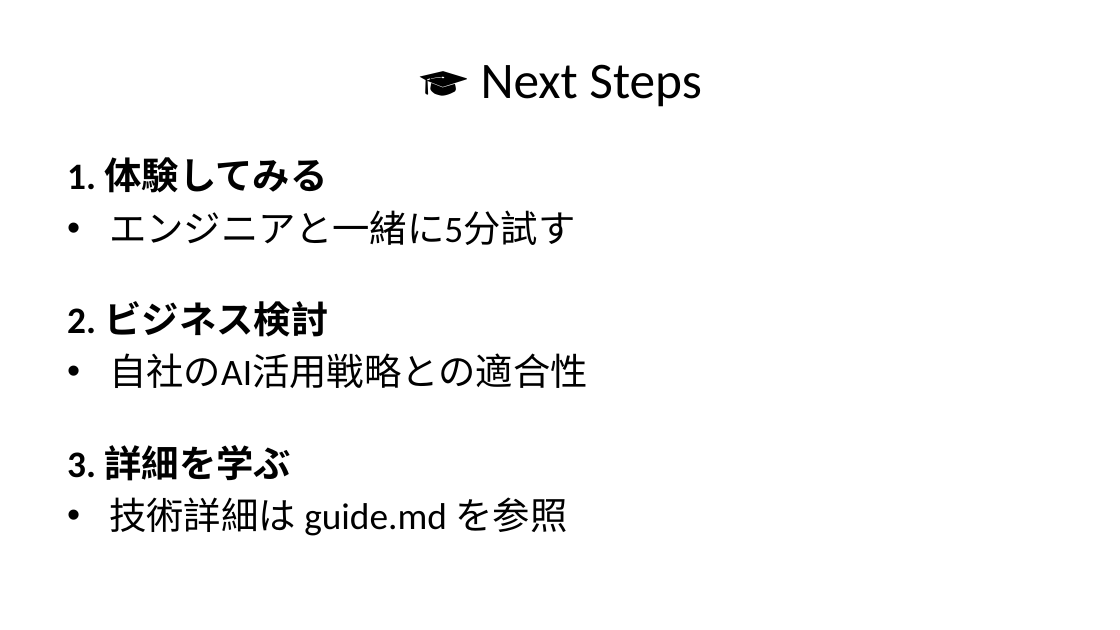
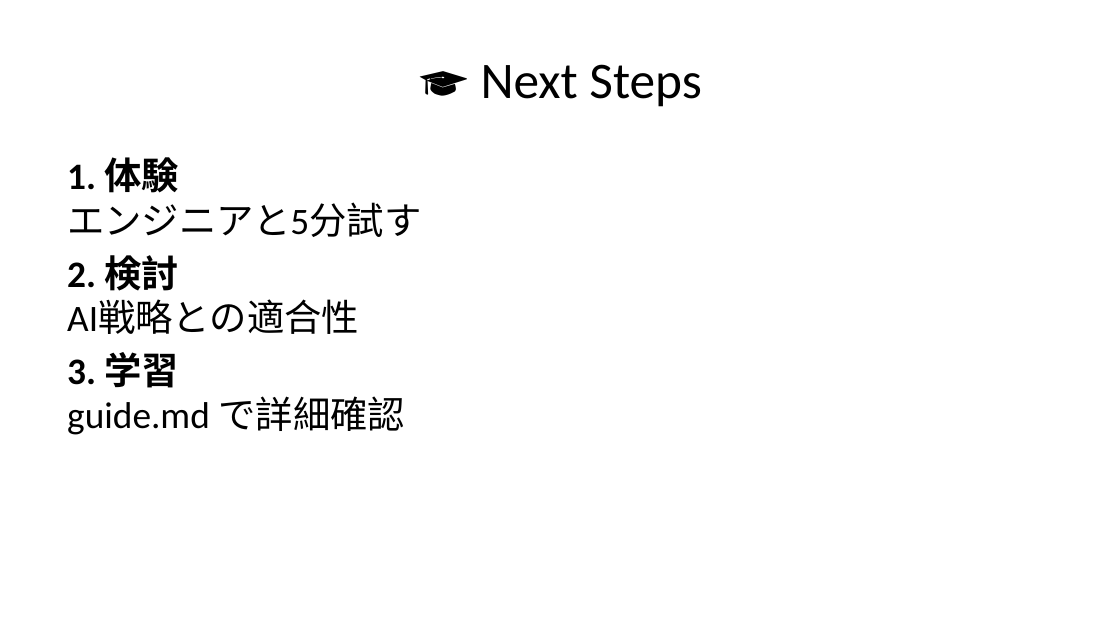
Before and after one commit to MasaoAsano/mcp-handson, a slide deck: slide 31 of chapter-01/quickguide.pptx (slide 28 before the commit). Drawn at 1120x630 pixels with LibreOffice and Linux fonts; fonts in the diff are those of the drawing. Boxes give left, top, right and bottom in pixels: in the first picture for what was removed or moved away, otherwise in the second. Text is boxed around its words. In the diff, an @@ line names an element or a change of style, - is before the commit and + after.

Commit message:
docs: Further simplify presentation text
- Reduce text per slide significantly
- Remove code blocks and technical details
- Shorten bullet points
- Split long content into more slides
- Ensure all text fits within slide boundaries

```diff
--- a/chapter-01/quickguide.pptx
+++ b/chapter-01/quickguide.pptx
@@ text at (67, 157, 421, 435): text changed @@
-1. 体験してみる
-• エンジニアと一緒に5分試す
-2. ビジネス検討
-• 自社のAI活用戦略との適合性
-3. 詳細を学ぶ
-• 技術詳細は guide.md を参照
+1. 体験
+エンジニアと5分試す
+2. 検討
+AI戦略との適合性
+3. 学習
+guide.md で詳細確認
```
Also in this commit, not shown: 25 other slides changed, 4 slides added, 1 slide removed, 1 other file.
